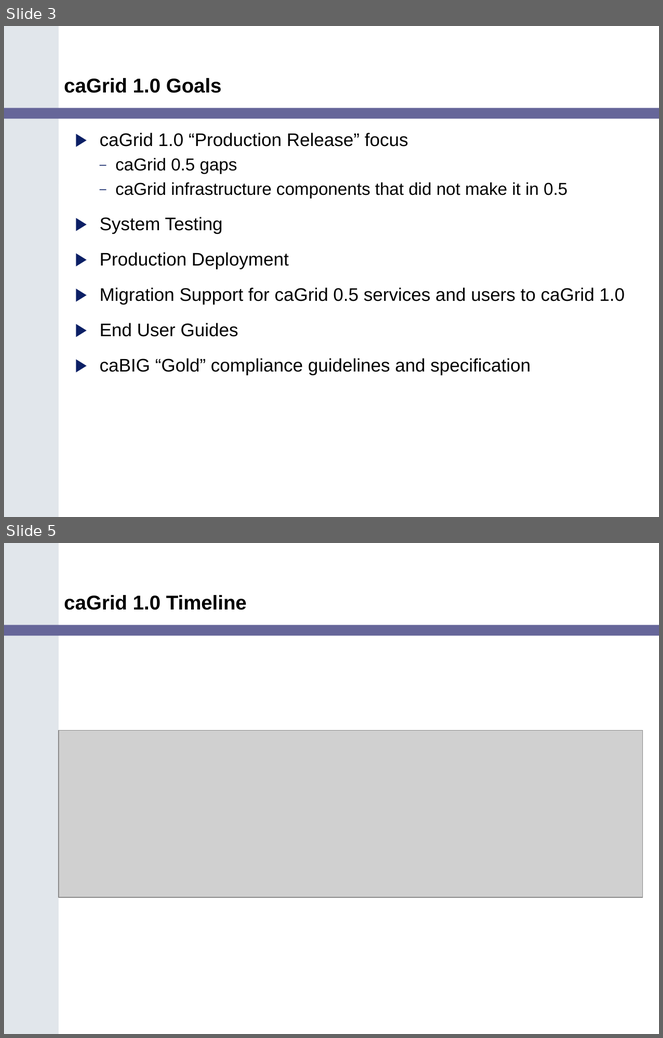
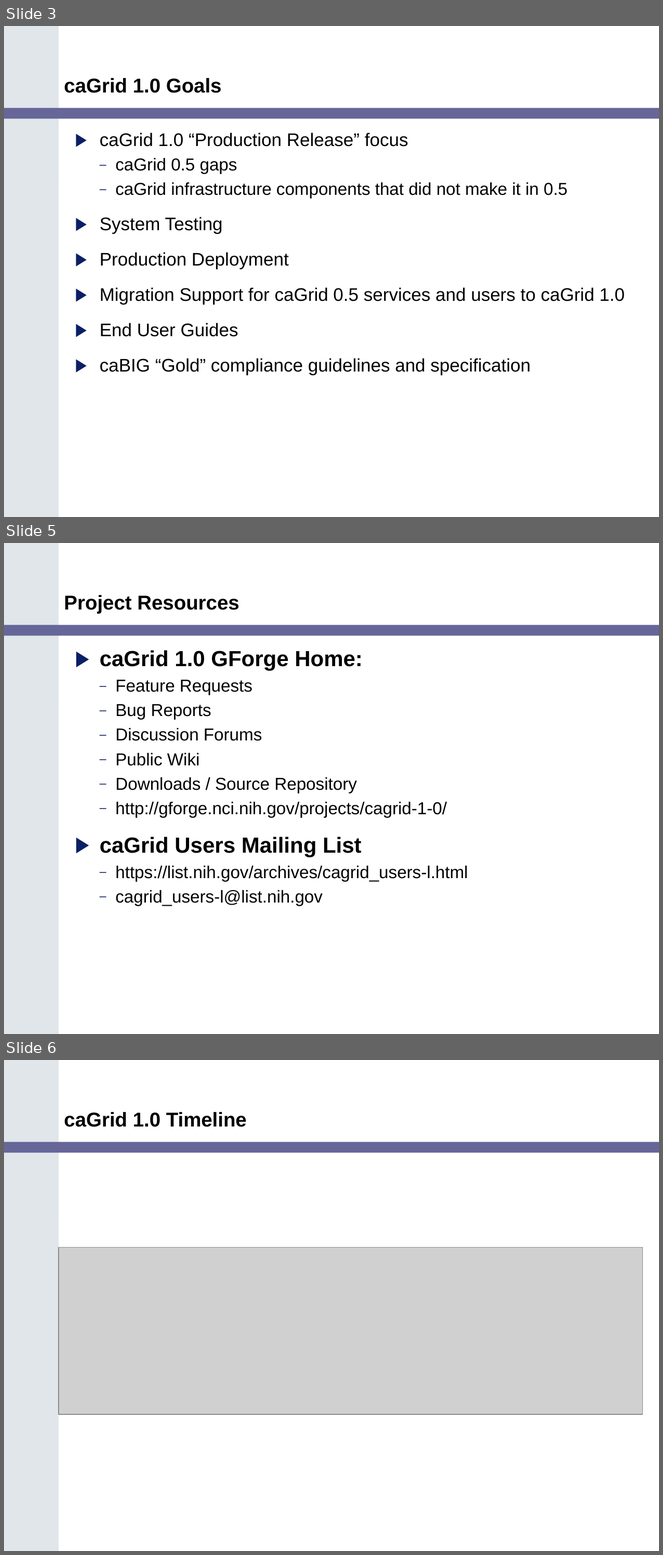
Before and after one commit to NCIP/cagrid-portal, a slide deck: cagrid-1-0/Documentation/presentations/200602_VCDE_ARCH/caGrid_Update_Arch_VCDE_Feb1.ppt. Shown one above the other, each under a label of ours: slides 3 and 5 before the commit, slides 3, 5 and 6 after it; the slides between them are not shown. The pictures are 663x1038 and 663x1555 pixels, drawn with LibreOffice and Linux fonts; fonts in the diff are those of the drawing; grey boxes stand for pictures; background and template pictures are left out. Boxes give left, top, right and bottom in pixels: in the first picture for what was removed or moved away, otherwise in the second. Text is boxed around its words. In the diff, an @@ line names an element or a change of style, - is before the commit and + after.

```diff
--- a/cagrid-1-0/Documentation/presentations/200602_VCDE_ARCH/caGrid_Update_Arch_VCDE_Feb1.ppt
+++ b/cagrid-1-0/Documentation/presentations/200602_VCDE_ARCH/caGrid_Update_Arch_VCDE_Feb1.ppt
@@ slide 5 added at box(4, 543, 659, 1034), background #FFFFFF; not listed: 2 template elements that a slide beside it also shows @@
@@ title added at box(64, 595, 239, 613), 22 pt, text #000000, bold @@
+Project Resources
@@ text added at box(100, 650, 468, 906), 19 pt, text #000000 @@
+▶ caGrid 1.0 GForge Home:
+  – Feature Requests
+  – Bug Reports
+  – Discussion Forums
+  – Public Wiki
+  – Downloads / Source Repository
+  – http://gforge.nci.nih.gov/projects/cagrid-1-0/
+▶ caGrid Users Mailing List
+  – https://list.nih.gov/archives/cagrid_users-l.html
+  – cagrid_users-l@list.nih.gov
@@ what was slide 5 is now slide 6 @@
```
Also in this commit, not shown: 2 slides changed, 1 slide removed.
